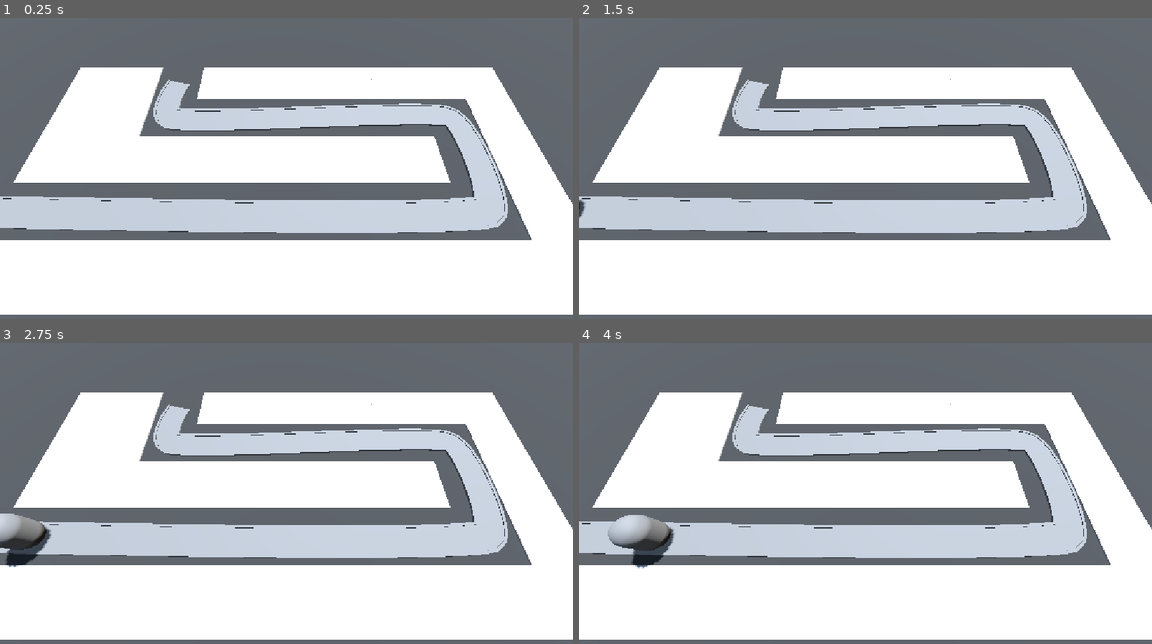
Above: before the commit, frames 1-4 (two rows, left to right).
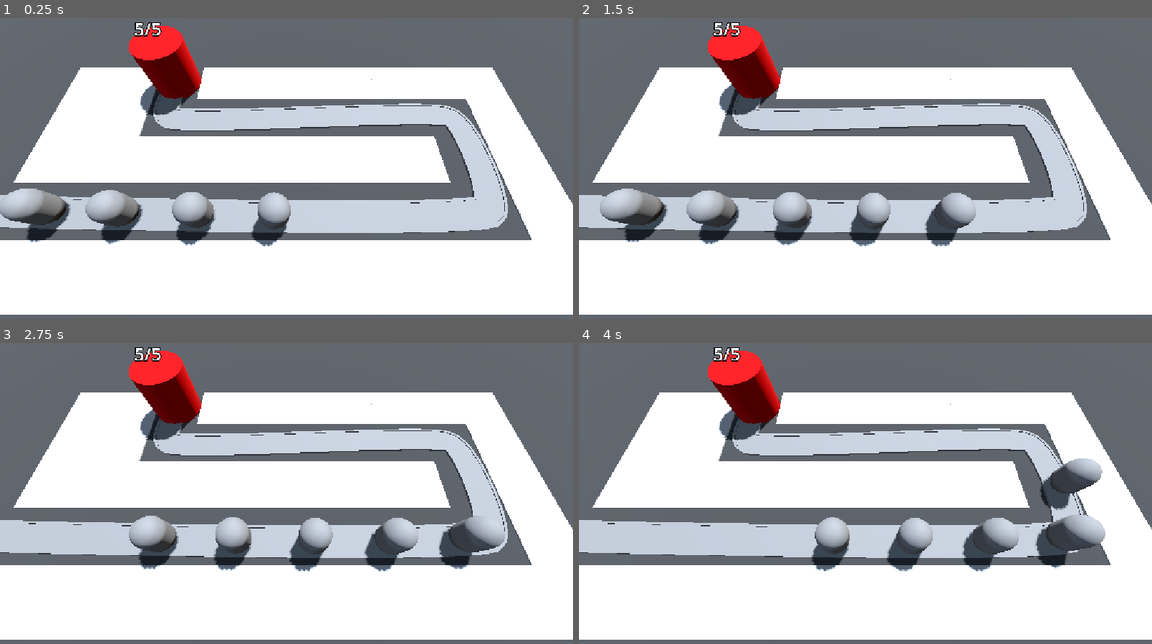
Above: after the commit, the same moments.

Repository: sylvainlap/gamedev.tv-barbarian-blaster
Game: Godot game, scene res://base_level.tscn
Two runs of this game, one before a commit and one after it. Both use one fixed random seed, a clock stepped at 60 frames per second and the inputs below.
Inputs:
- Up to frame 1 (0.25 s): no input
- Up to frame 2 (1.5 s): no input
- Up to frame 3 (2.75 s): no input
- Up to frame 4 (4 s): no input

The runs differ from the first frame. In frame 1, 6.5% of the frame differs, in the area x 0-89%, y 1-76%; in frame 2, 7.4%; in frame 3, 8.3%; in frame 4, 8.9%, in the area x 0-92%, y 1-76%.

Commit message:
feat(game): course 3.10 done

Diff:
--- /dev/null
+++ b/base/base.gd
@@ -0,0 +1,23 @@
+extends Node3D
+
+@export var max_health: int = 5
+
+var current_health: int = 5:
+	set(h):
+		current_health = h
+		label_3d.text = str(current_health) + "/" + str(max_health)
+		label_3d.modulate = Color.RED.lerp(Color.WHITE, float(current_health) / float(max_health))
+		if current_health < 1:
+			get_tree().reload_current_scene()
+	get:
+		return current_health
+
+@onready var label_3d: Label3D = $Label3D
+
+
+func _ready() -> void:
+	current_health = max_health
+
+
+func take_damage() -> void:
+	current_health -= 1
--- /dev/null
+++ b/base/base.tscn
@@ -0,0 +1,23 @@
+[gd_scene format=3 uid="uid://dmp15xq1xg24g"]
+
+[ext_resource type="Script" uid="uid://dootyphwodnag" path="res://base/base.gd" id="1_mftly"]
+
+[sub_resource type="StandardMaterial3D" id="StandardMaterial3D_5vx1e"]
+albedo_color = Color(0.8862745, 0, 0.019607844, 1)
+
+[node name="Base" type="Node3D" unique_id=1809853878 groups=["Base"]]
+script = ExtResource("1_mftly")
+
+[node name="CSGCylinder3D" type="CSGCylinder3D" parent="." unique_id=384675447]
+transform = Transform3D(1, 0, 0, 0, 1, 0, 0, 0, 1, 0, 2, 0)
+radius = 2.0
+height = 4.0
+sides = 32
+material = SubResource("StandardMaterial3D_5vx1e")
+
+[node name="Label3D" type="Label3D" parent="." unique_id=2133352674]
+transform = Transform3D(1, 0, 0, 0, 1, 0, 0, 0, 1, 0, 5, 0)
+billboard = 1
+text = "health"
+font_size = 256
+outline_size = 48
--- a/base_level.tscn
+++ b/base_level.tscn
@@ -2,6 +2,7 @@
 
 [ext_resource type="MeshLibrary" uid="uid://dcwopo3qy6qee" path="res://mesh_librairies/space_library.tres" id="1_bo3yr"]
 [ext_resource type="PackedScene" uid="uid://wlvpvb3olsni" path="res://enemy/ennemy.tscn" id="2_5vx1e"]
+[ext_resource type="PackedScene" uid="uid://dmp15xq1xg24g" path="res://base/base.tscn" id="3_eesb3"]
 
 [sub_resource type="ProceduralSkyMaterial" id="ProceduralSkyMaterial_4sal3"]
 sky_horizon_color = Color(0.66224277, 0.6717428, 0.6867428, 1)
@@ -20,7 +21,7 @@
 
 [sub_resource type="Curve3D" id="Curve3D_jfg3o"]
 _data = {
-"points": PackedVector3Array(0, 0, 0, 0, 0, 0, -24, 0, 6, -1, 0, 1, 1, 0, -1, 14, 0, 6, 1, 0, 1, -1, 0, -1, 14, 0, -2, 1, 0, 1, -1, 0, -1, -10, 0, -2, 0, 0, 0, 0, 0, 0, -10, 0, -6),
+"points": PackedVector3Array(0, 0, 0, 0, 0, 0, -22, 0, 6, -1, 0, 1, 1, 0, -1, 14, 0, 6, 1, 0, 1, -1, 0, -1, 14, 0, -2, 1, 0, 1, -1, 0, -1, -10, 0, -2, 0, 0, 0, 0, 0, 0, -10, 0, -6),
 "tilts": PackedFloat32Array(0, 0, 0, 0, 0)
 }
 point_count = 5
@@ -95,4 +96,28 @@
 path_joined = false
 
 [node name="Enemy" parent="Path3D" unique_id=163458957 instance=ExtResource("2_5vx1e")]
-transform = Transform3D(-0.02701664, 0, -0.9996183, 0, 1, 0, 0.9996183, 0, -0.02701664, -24, 0, 6)
+transform = Transform3D(-0.028558811, 0, -0.9995576, 0, 0.9999962, 0, 0.9995582, 0, -0.028558794, -22, 0, 6)
+speed = 5.0
+
+[node name="Enemy2" parent="Path3D" unique_id=1410204475 instance=ExtResource("2_5vx1e")]
+transform = Transform3D(-0.024007102, 0, -0.9996772, 0, 0.9999962, 0, 0.9996778, 0, -0.024007088, -17.001804, 0, 6.1290264)
+progress = 5.0
+speed = 5.0
+
+[node name="Enemy3" parent="Path3D" unique_id=294994569 instance=ExtResource("2_5vx1e")]
+transform = Transform3D(-0.02064838, 0, -0.99975216, 0, 0.9999962, 0, 0.99975276, 0, -0.020648368, -12.00296, 0, 6.240797)
+progress = 10.0
+speed = 5.0
+
+[node name="Enemy4" parent="Path3D" unique_id=1588515517 instance=ExtResource("2_5vx1e")]
+transform = Transform3D(-0.01666595, 0, -0.99982643, 0, 0.9999962, 0, 0.999827, 0, -0.016665941, -7.0038123, 0, 6.3344803)
+progress = 15.0
+speed = 5.0
+
+[node name="Enemy5" parent="Path3D" unique_id=1127113473 instance=ExtResource("2_5vx1e")]
+transform = Transform3D(-0.011294975, 0, -0.9999015, 0, 0.9999962, 0, 0.99990207, 0, -0.011294968, -2.004308, 0, 6.4051886)
+progress = 20.0
+speed = 5.0
+
+[node name="Base" parent="." unique_id=1809853878 instance=ExtResource("3_eesb3")]
+transform = Transform3D(1, 0, 0, 0, 1, 0, 0, 0, 1, -10, 0, -6)
--- a/enemy/ennemy.gd
+++ b/enemy/ennemy.gd
@@ -2,5 +2,11 @@
 
 @export var speed: float = 2.5
 
+@onready var base = get_tree().get_first_node_in_group("Base")
+
 func _process(delta: float) -> void:
 	progress += delta * speed
+
+	if progress_ratio == 1.0:
+		base.take_damage()
+		set_process(false)
--- a/project.godot
+++ b/project.godot
@@ -20,6 +20,10 @@
 window/stretch/mode="canvas_items"
 window/stretch/aspect="expand"
 
+[global_group]
+
+Base=""
+
 [physics]
 
 3d/physics_engine="Jolt Physics"
Not shown, added: base/base.gd.uid
